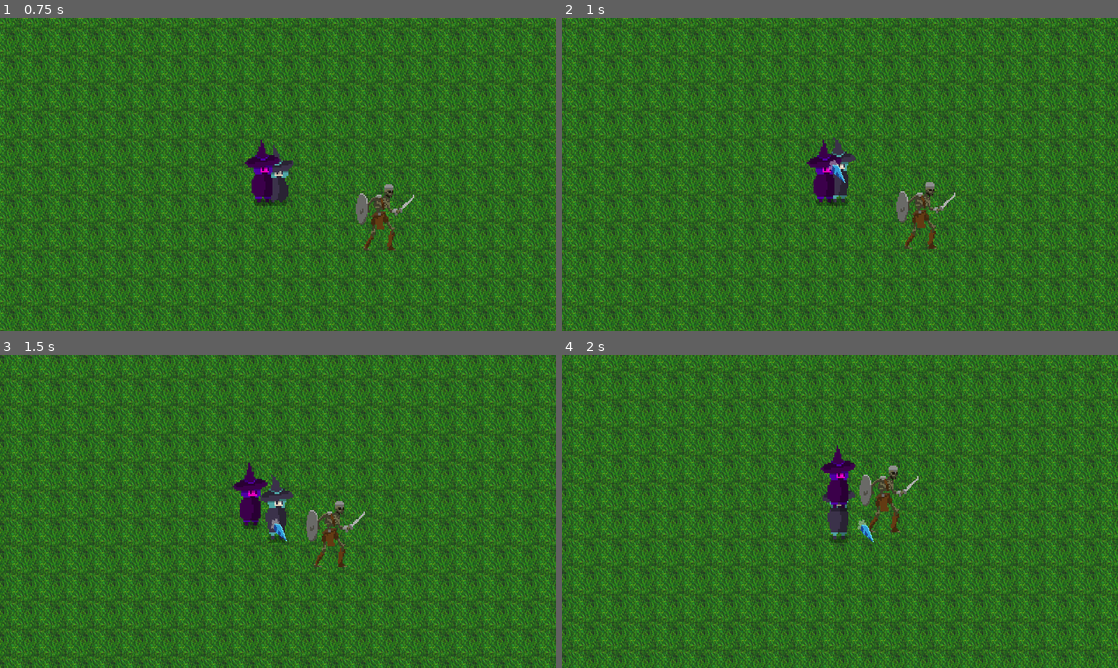
Above: before the commit, frames 1-4 (two rows, left to right).
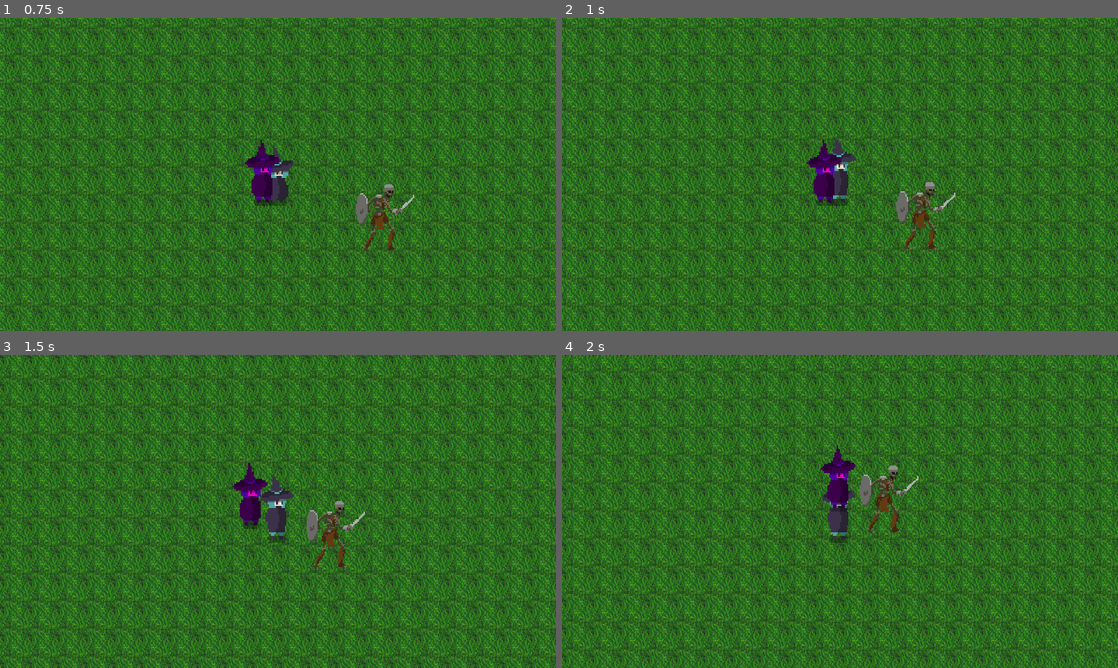
Above: after the commit, the same moments.

Repository: henriquegeribello/CC5408-1-Taller-de-Dise-o-y-Desarrollo-de-Videojuegos
Game: Godot game, scene res://World/world.tscn
Two runs of this game, one before a commit and one after it. Both use one fixed random seed, a clock stepped at 60 frames per second and the inputs below.
Inputs:
- Up to frame 1 (0.75 s): tap Enter (ui_accept) at 0.5 s; hold D (right) from 0.53 s (still down)
- Up to frame 2 (1 s): keep holding D (right); tap Enter (ui_accept) at 0.77 s
- Up to frame 3 (1.5 s): release D (right) at 1.28 s; hold S (down) from 1.28 s (still down)
- Up to frame 4 (2 s): keep holding S (down); tap Enter (ui_accept) at 1.52 s

Frame 1 is identical in both runs. In frame 2, less than 0.1% of the frame differs, in the area x 48-51%, y 45-53%; in frame 3, less than 0.1%; in frame 4, less than 0.1%, in the area x 53-57%, y 52-60%.
Error before the commit: Parse Error: Could not find type "Enemy" in the current scope. (res://Attacks/genericProjectileSpawner.gd:80)

Commit message:
Added changes to Enemy and world

Diff:
--- a/Enemy/enemy.gd
+++ b/Enemy/enemy.gd
@@ -1,4 +1,5 @@
 extends CharacterBody2D
+class_name Enemy
 
 @export var movement_speed = 20.0
 
--- a/World/world.tscn
+++ b/World/world.tscn
@@ -1,12 +1,10 @@
-[gd_scene load_steps=8 format=3 uid="uid://bk88s1l2tfeb0"]
+[gd_scene load_steps=6 format=3 uid="uid://bk88s1l2tfeb0"]
 
 [ext_resource type="Texture2D" uid="uid://qehda634lpl4" path="res://dirt_full_new.png" id="1_l10io"]
 [ext_resource type="PackedScene" uid="uid://do8oqsdg258a8" path="res://player.tscn" id="2_nbq3s"]
-[ext_resource type="PackedScene" uid="uid://4rsp327wfyom" path="res://Attacks/IceSpearAttack.tscn" id="3_aupmb"]
 [ext_resource type="PackedScene" uid="uid://cgri5p7bxsnws" path="res://Attacks/Attack.tscn" id="3_eymy8"]
 [ext_resource type="PackedScene" uid="uid://dbsivqsvjeown" path="res://Enemy/enemy.tscn" id="3_u70ix"]
 [ext_resource type="PackedScene" uid="uid://b3h0nqlb0mkvd" path="res://Shadow/shadow.tscn" id="4_3alnl"]
-[ext_resource type="PackedScene" uid="uid://da5ct71wqbugq" path="res://Attacks/genericProjectileSpawner.tscn" id="5_mxus3"]
 
 [node name="World" type="Node2D" groups=["root"]]
 
@@ -24,10 +22,6 @@
 
 [node name="Attack" parent="Player" instance=ExtResource("3_eymy8")]
 
-[node name="IceSpearAttack" parent="Player/Attack" instance=ExtResource("3_aupmb")]
-
-[node name="genericProjectileSpawner" parent="Player/Attack" instance=ExtResource("5_mxus3")]
-
 [node name="Enemy" parent="." instance=ExtResource("3_u70ix")]
 position = Vector2(142, 54)
 
